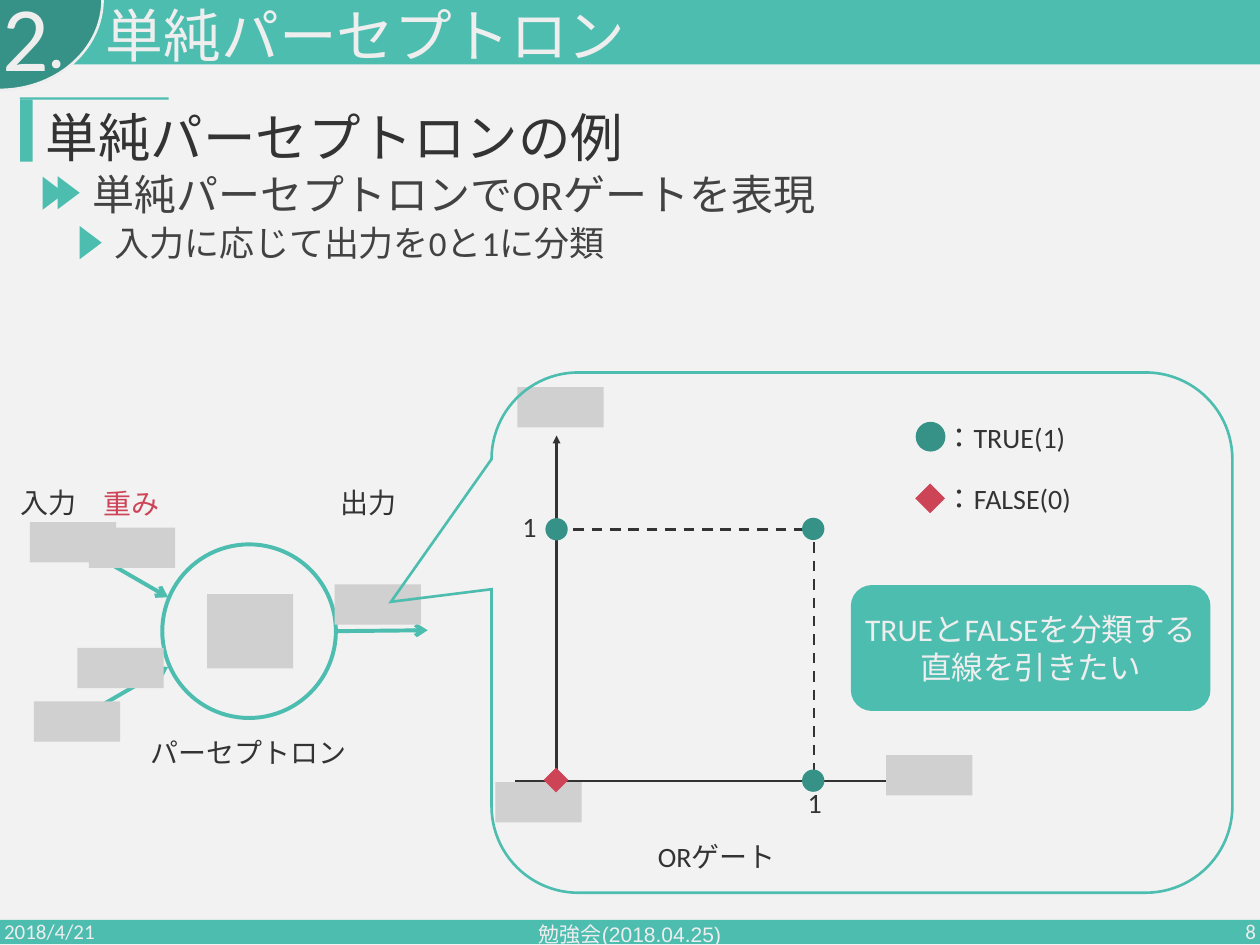
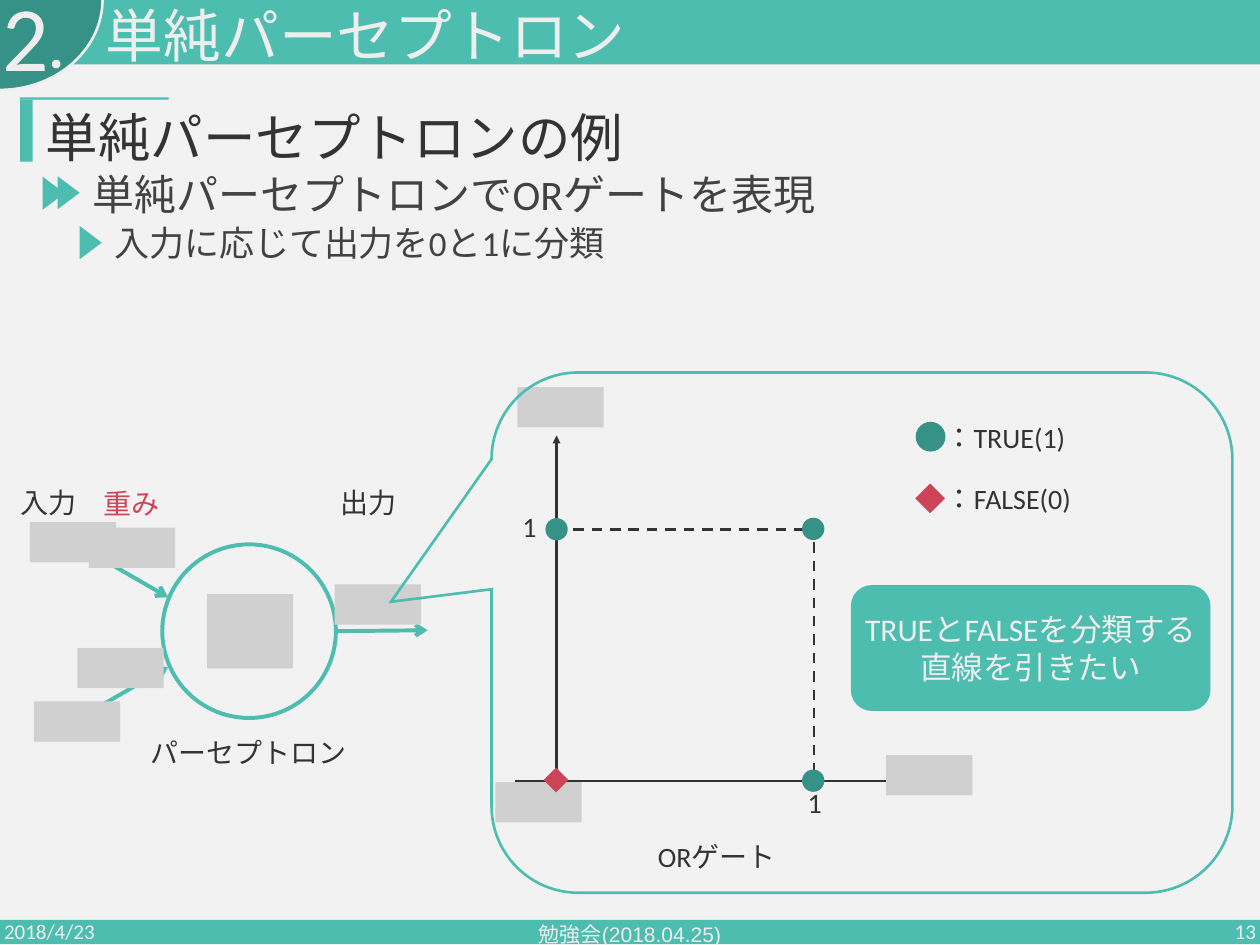
Before and after one commit to PajamaDrive/lab-study, a slide deck: slide 13 of 勉強会2018.04.25.pptx (slide 8 before the commit). Drawn at 1260x945 pixels with LibreOffice and Linux fonts; fonts in the diff are those of the drawing; grey boxes stand for pictures. Boxes give left, top, right and bottom in pixels: in the first picture for what was removed or moved away, otherwise in the second. Text is boxed around its words. In the diff, an @@ line names an element or a change of style, - is before the commit and + after.

```diff
--- a/勉強会2018.04.25.pptx
+++ b/勉強会2018.04.25.pptx
@@ text at [4,924,95,945]: text changed @@
-2018/4/21
+2018/4/23
@@ page number at [1235,925,1256,945]: text changed @@
-8
+13
```
Also in this commit, not shown: 9 other slides changed, 5 slides added.
